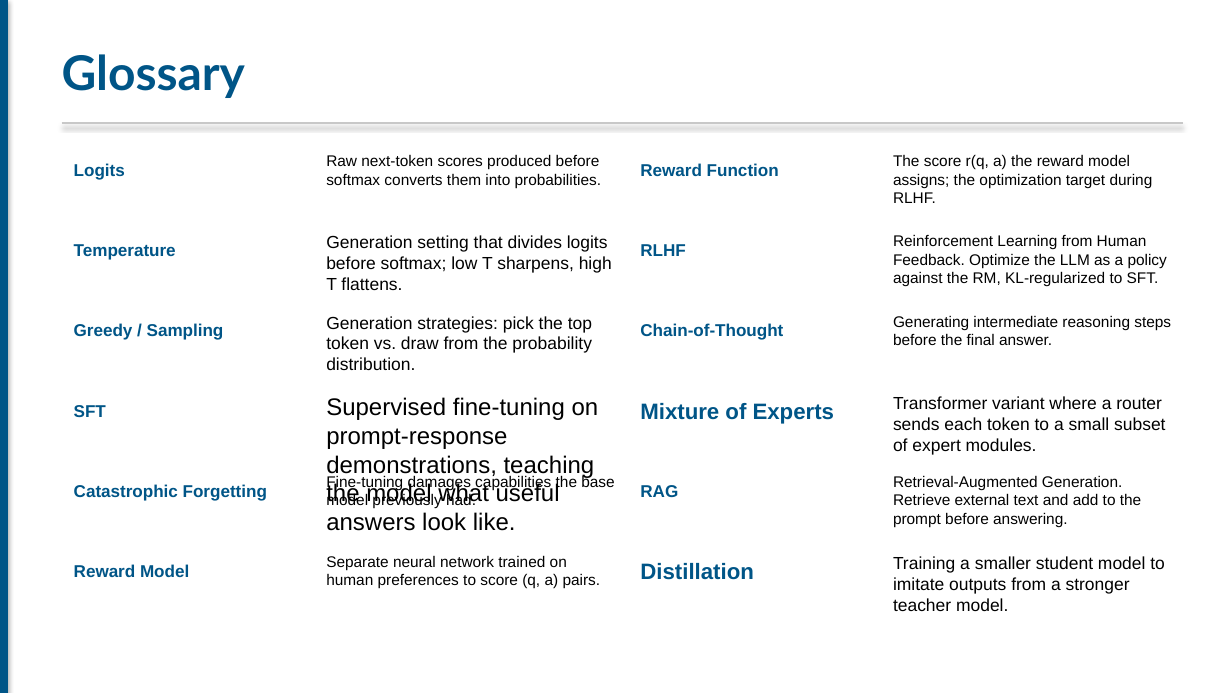
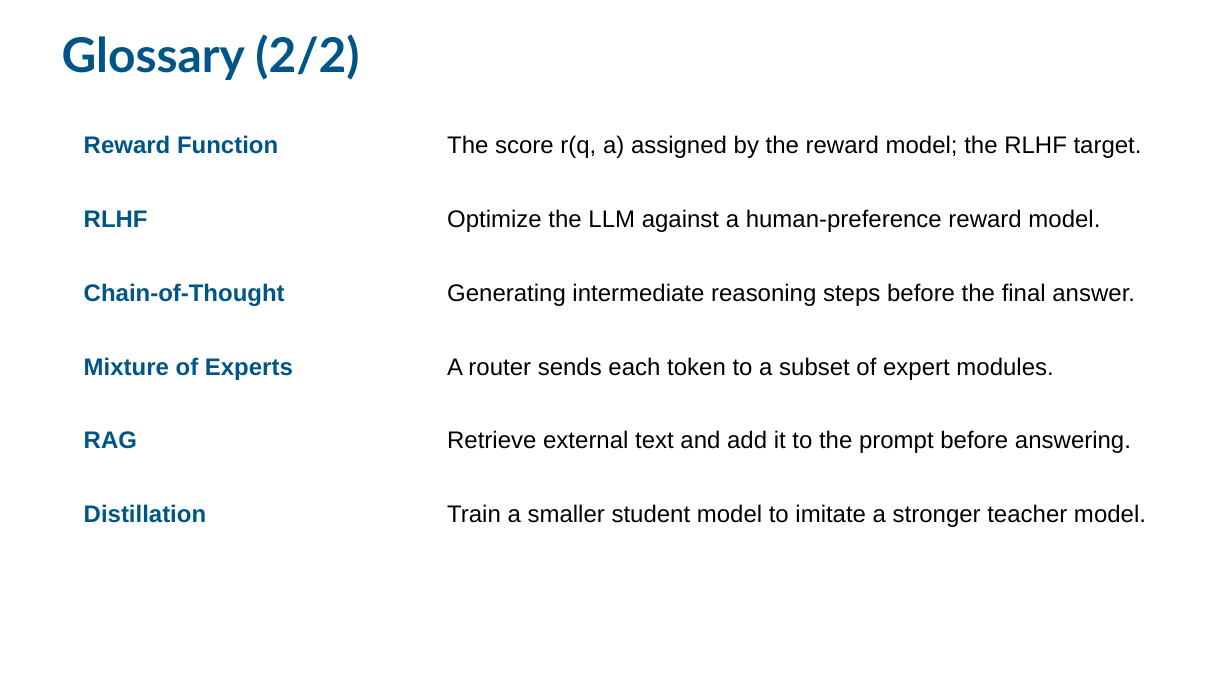
Before and after one commit to ucla-anderson-SSAI/SSAI, a slide deck: slide 56 of Slides/Week 7/Week7_newnew.pptx (slide 55 before the commit). Drawn at 1232x693 pixels with LibreOffice and Linux fonts; fonts in the diff are those of the drawing. Boxes give left, top, right and bottom in pixels: in the first picture for what was removed or moved away, otherwise in the second. Text is boxed around its words. In the diff, an @@ line names an element or a change of style, - is before the commit and + after.

```diff
--- a/Slides/Week 7/Week7_newnew.pptx
+++ b/Slides/Week 7/Week7_newnew.pptx
@@ rectangle removed at (0, 0, 7, 693) @@
@@ text "Glossary (2/2)" at (62, 34, 359, 80): vertical alignment middle to top @@
@@ text at (62, 34, 359, 80): text changed @@
-Glossary
+Glossary (2/2)
@@ line removed from (62, 123) to (1183, 123) @@
@@ text "Reward Function": place and size @@
-text "Reward Function" at (640, 163, 779, 176)
+text "Reward Function" at (84, 135, 278, 154)
@@ text at (447, 135, 1142, 158): text changed; size 9 to 14 pt @@
-The score r(q, a) the reward model assigns; the optimization target during RLHF.
+The score r(q, a) assigned by the reward model; the RLHF target.
@@ text removed at (74, 163, 125, 180) @@
-Logits
@@ text removed at (326, 154, 601, 188) @@
-Raw next-token scores produced before softmax converts them into probabilities.
@@ text "RLHF": place and size @@
-text "RLHF" at (640, 244, 685, 256)
+text "RLHF" at (84, 210, 148, 227)
@@ text added at (447, 209, 1100, 232), 14 pt, text #000000 @@
+Optimize the LLM against a human-preference reward model.
@@ text removed at (326, 235, 612, 290) @@
-Generation setting that divides logits before softmax; low T sharpens, high T flattens.
@@ text removed at (893, 234, 1167, 287) @@
-Reinforcement Learning from Human Feedback. Optimize the LLM as a policy against the RM, KL-regularized to SFT.
@@ text removed at (74, 244, 176, 260) @@
-Temperature
@@ text "Chain-of-Thought": place and size @@
-text "Chain-of-Thought" at (640, 323, 783, 340)
+text "Chain-of-Thought" at (84, 283, 285, 306)
@@ text "Generating intermediate reasoning steps before ...": place and size @@
-text "Generating intermediate reasoning steps before ..." at (893, 315, 1171, 345)
+text "Generating intermediate reasoning steps before ..." at (447, 283, 1135, 306)
@@ text "Generating intermediate reasoning steps before ..." at (447, 283, 1135, 306): size 9 to 14 pt @@
@@ text removed at (74, 323, 224, 340) @@
-Greedy / Sampling
@@ text removed at (326, 316, 592, 370) @@
-Generation strategies: pick the top token vs. draw from the probability distribution.
@@ text "Mixture of Experts": place and size @@
-text "Mixture of Experts" at (640, 403, 834, 424)
+text "Mixture of Experts" at (84, 357, 293, 380)
@@ text "Mixture of Experts" at (84, 357, 293, 380): size 13 to 14 pt; vertical alignment middle to top @@
@@ text at (447, 357, 1053, 380): text changed; size 10.2 to 14 pt @@
-Transformer variant where a router sends each token to a small subset of expert modules.
+A router sends each token to a subset of expert modules.
@@ text removed at (74, 405, 106, 417) @@
-SFT
@@ text removed at (326, 397, 599, 531) @@
-Supervised fine-tuning on prompt-response demonstrations, teaching the model what useful answers look like.
@@ size 10 to 14 pt; vertical alignment middle to top in 4 elements at (84, 135, 278, 154), (84, 210, 148, 227), (84, 283, 285, 306), (84, 431, 137, 449) @@
@@ text "RAG": place and size @@
-text "RAG" at (640, 485, 678, 497)
+text "RAG" at (84, 431, 137, 449)
@@ text at (447, 430, 1131, 453): text changed; size 9 to 14 pt @@
-Retrieval-Augmented Generation. Retrieve external text and add to the prompt before answering.
+Retrieve external text and add it to the prompt before answering.
@@ text removed at (326, 474, 614, 508) @@
-Fine-tuning damages capabilities the base model previously had.
@@ text removed at (74, 484, 267, 501) @@
-Catastrophic Forgetting
@@ text "Distillation" at (84, 504, 206, 523): size 13 to 14 pt; vertical alignment middle to top @@
@@ text "Distillation": place and size @@
-text "Distillation" at (640, 563, 753, 580)
+text "Distillation" at (84, 504, 206, 523)
@@ text at (447, 504, 1146, 527): text changed; size 10.2 to 14 pt @@
-Training a smaller student model to imitate outputs from a stronger teacher model.
+Train a smaller student model to imitate a stronger teacher model.
@@ text removed at (74, 564, 189, 577) @@
-Reward Model
@@ text removed at (326, 555, 601, 589) @@
-Separate neural network trained on human preferences to score (q, a) pairs.
```
Also in this commit, not shown: 1 slide added, 6 other files.
